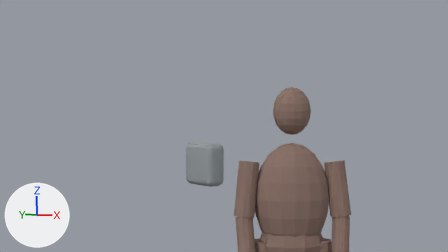
An edit to the Blender file 资产/三维预演/镜头/GJ-R01-SH021.blend, drawn before and after from the same camera.
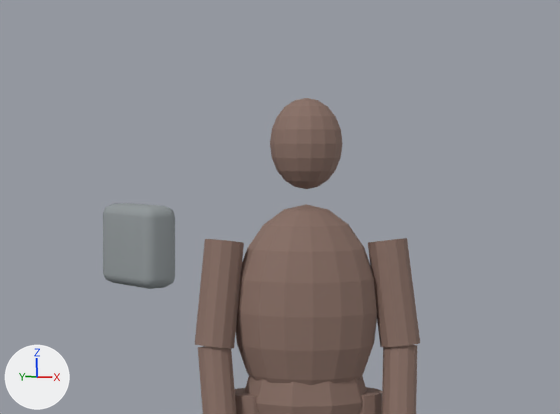
There are two pictures of each version: one from the file's camera 'CAM_GJ-R01-SH021', one close up on the part from 30% to 95% of the width and 14% to 100% of the height. The lights are fixed; the arrows at lower left show +X, +Y and +Z. The last two pictures show the newer version.

Names of what the first close-up shows: 'C06_Blocking_Head', 'C06_Blocking_LFore', 'C06_Blocking_LThigh', 'C06_Blocking_LUpper', 'C06_Blocking_Pelvis', 'C06_Blocking_RFore', 'C06_Blocking_RThigh', 'C06_Blocking_RUpper', 'C06_Blocking_Torso', 'C60_VisibleGreySleeve'.
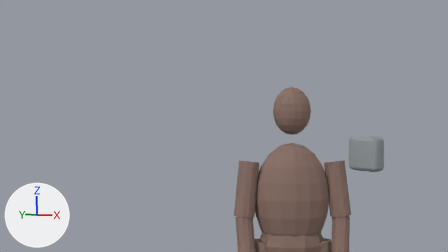
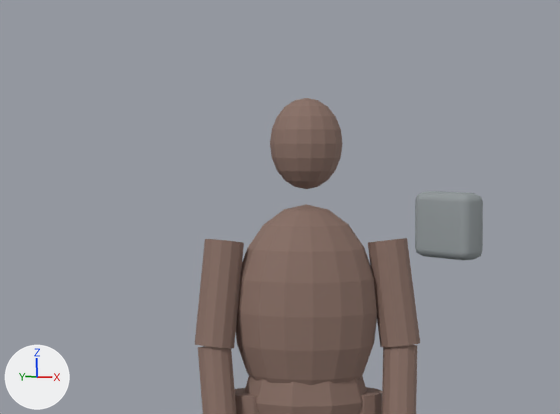
The change, as JSON lines over the scene's bpy script:
```json
{"op": "set", "path": "ob_c60_visiblegreysleeve.location", "old": "(18.9, 8.65, 1.1)", "new": "(21.5, 8.65, 1.1)"}
```

Pixel boxes [x1, y1, x2, y2] of what changed, in the close-ups (560 x 414 px):
```json
{"object": "C60_VisibleGreySleeve", "change": "moved", "before": [103, 203, 175, 289], "after": [415, 191, 483, 260]}
```
